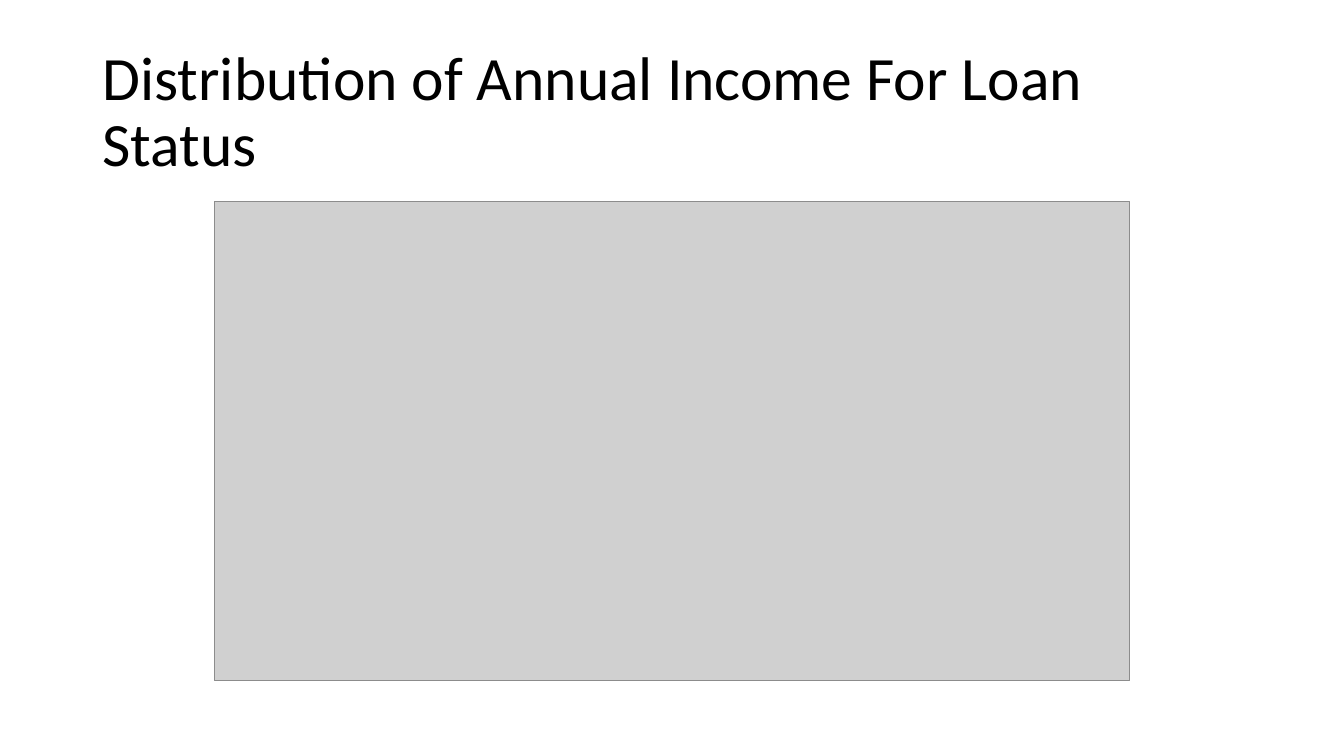
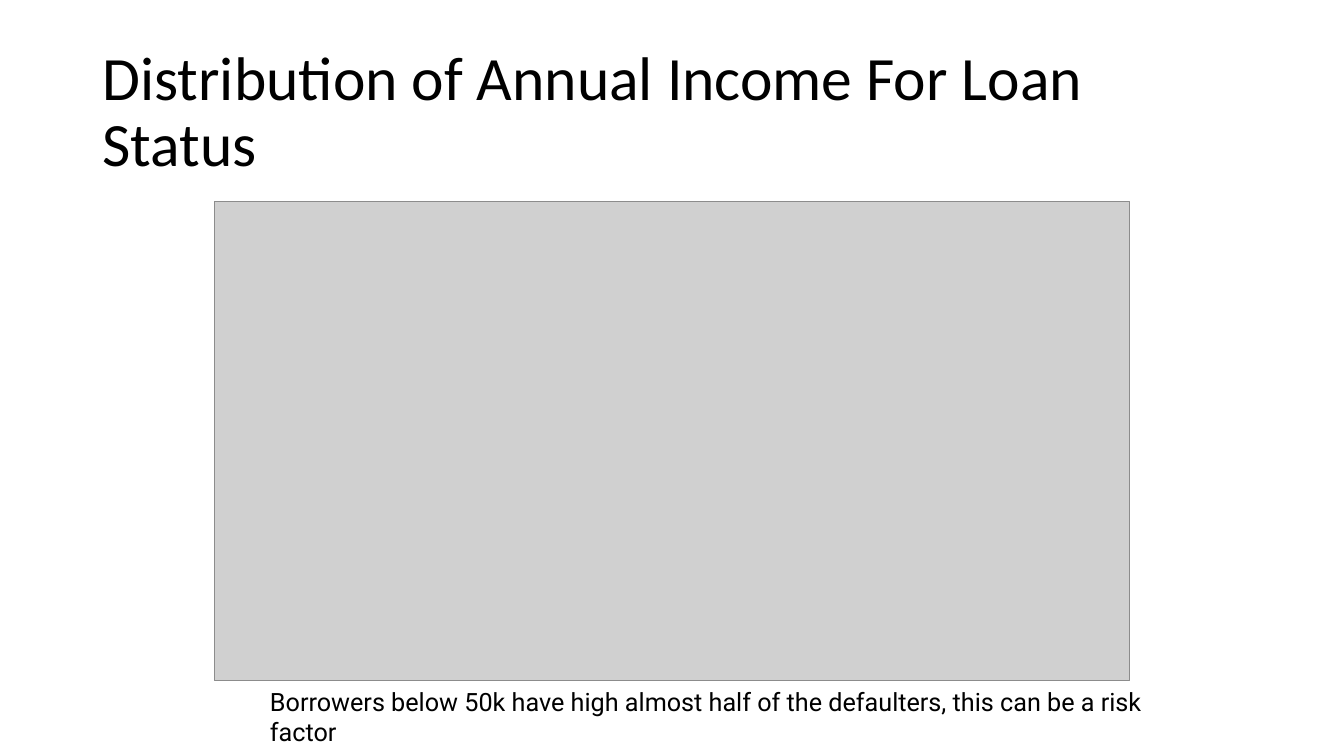
Before and after one commit to vjereme/Lending_Club_CaseStudy, a slide deck: slide 18 of Lending_Club_CaseStudy_Syed_Jereme.pptx. Drawn at 1344x756 pixels with LibreOffice and Linux fonts; fonts in the diff are those of the drawing; grey boxes stand for pictures. Boxes give left, top, right and bottom in pixels: in the first picture for what was removed or moved away, otherwise in the second. Text is boxed around its words. In the diff, an @@ line names an element or a change of style, - is before the commit and + after.

```diff
--- a/Lending_Club_CaseStudy_Syed_Jereme.pptx
+++ b/Lending_Club_CaseStudy_Syed_Jereme.pptx
@@ text added at (270, 692, 1141, 717), 18 pt, text #000000 @@
+Borrowers below 50k have high almost half of the defaulters, this can be a risk factor
```
Also in this commit, not shown: 9 other slides changed, 1 slide removed, 1 other file.
